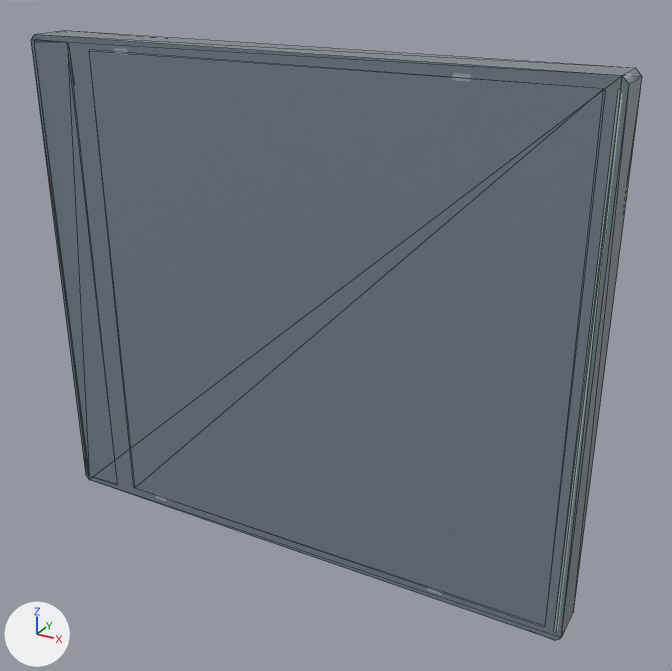
The glTF model dist/models/packaging/cd.glb: old version first, new version second.
Rendered twice from a 50 mm camera at (0.1064, -0.1751, 0.0862) aimed at (0.0083, 0.0031, -0.0029). The axes (+X, +Y, +Z) are drawn at lower left. The lights are the same throughout. The older version comes first. Mesh edges are drawn as thin lines on the coarser meshes. Vertices at exactly the same position are counted once.

In view in the first picture: 'Detail_cd', 'Shelf_cd'.
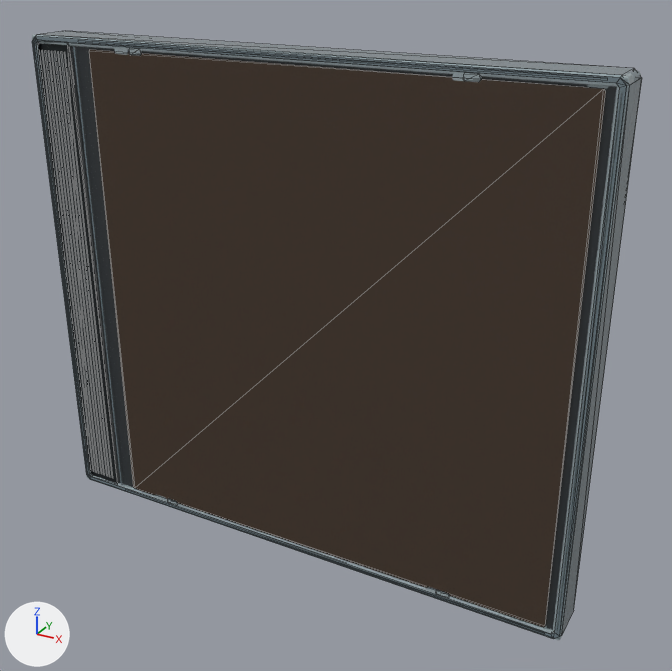
Boxes [x1, y1, x2, y2] around the edits, measured in the pictures (672 x 671 px):
'Shelf_cd', reshaped: before [31, 31, 642, 640]; after [32, 31, 642, 639]
part 1 of me_shelf_cd, rebuilt: before [31, 31, 642, 640]; after [32, 31, 642, 639]
part 2 of me_shelf_cd, reshaped: after [39, 50, 93, 470]

The edits, one by one:
me_shelf_cd is used by ob_shelf_cd; location (0.0, 0.0, 0.0).
me_shelf_cd had 56 vertices, 72 faces and spanned x -0.071..0.071, y -0.0052..0.0052, z -0.0625..0.0625.
me_shelf_cd now has 192 vertices, 244 faces and spans x -0.071..0.071, y -0.0052..0.0052, z -0.0625..0.0625.
me_shelf_cd part 1: the loose piece of 16 vertices spanning x -0.071..0.071, y -0.0052..0.0052, z -0.0625..0.0625 is rebuilt with 48 vertices and now spans x -0.071..0.071, y -0.0052..0.005, z -0.0625..0.0625.
Part 2, on me_shelf_cd:
4 vertices are removed from x 0.0693..0.0698, y -0.0052, z -0.0602..0.0602.
2 faces are deleted.
58 vertices are added at x -0.0699..0.0699, y -0.0052..0.0044, z -0.0619..0.0619.
18 new vertices lie (0.0, 0.0, 0.118) away from vertices in x -0.0689..-0.0603, y -0.0051, z -0.059.
8 new vertices lie (0.1374, 0.0, 0.0) away from vertices in x -0.0687, y -0.003..0.0044, z -0.0614..0.0614.
8 new vertices lie (0.0028, 0.0, 0.0) away from vertices in x -0.0404..0.0406, y -0.0052, z -0.061..0.061.
8 new vertices lie (0.0, 0.0, 0.1204) away from vertices in x -0.0699..0.0699, y -0.003..0.0044, z -0.0602.
8 new vertices lie (0.0, 0.0, 0.0008) away from vertices in x -0.0408..0.0438, y -0.0052, z -0.0606..0.0598.
60 new faces join them, mat_carbon_tray (black #161b20).
28 new faces join them, mat_clear_molded_edge (pale blue #b8c8cd).
18 new faces join them, mat_smoked_polypropylene (dark grey #283034).
me_shelf_cd gains material mat_smoked_polypropylene (dark grey #283034).
